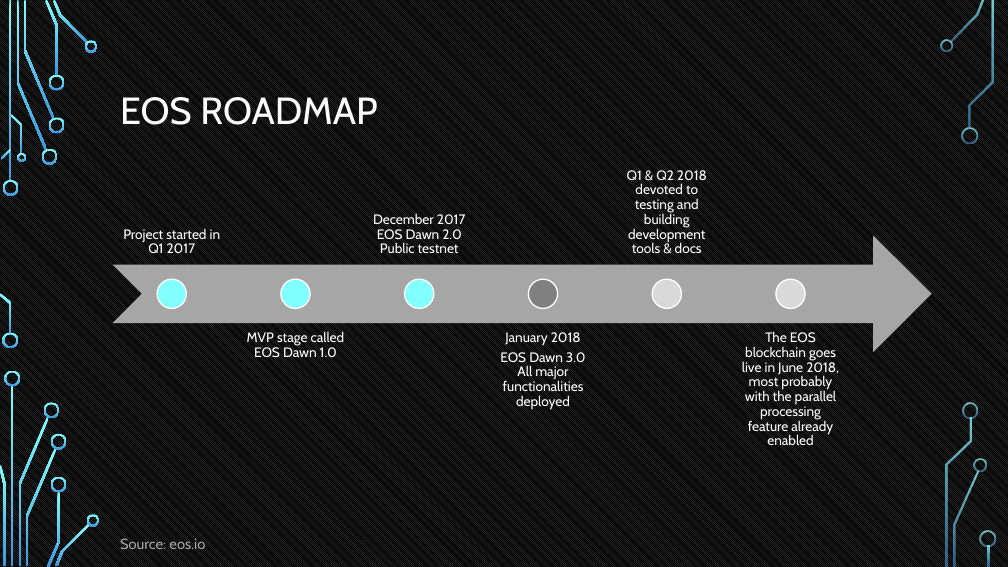
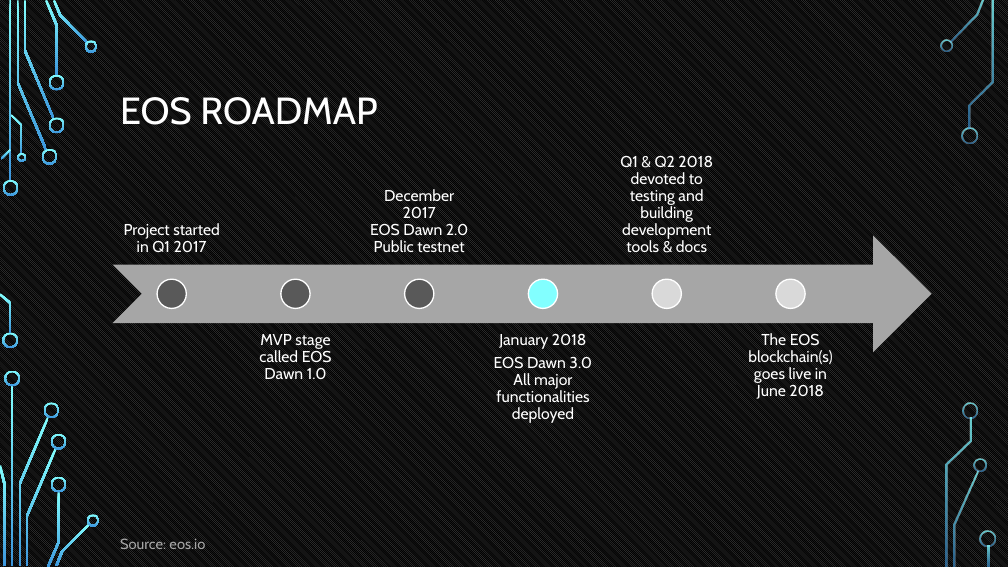
Before and after one commit to tokenika/tokenika.github.io, a slide deck: slide 28 of eostalk/EOS Talk Poznan.pptx. Drawn at 1008x567 pixels with LibreOffice and Linux fonts; fonts in the diff are those of the drawing; background and template pictures are left out. Boxes give left, top, right and bottom in pixels: in the first picture for what was removed or moved away, otherwise in the second. Text is boxed around its words. In the diff, an @@ line names an element or a change of style, - is before the commit and + after.

```diff
--- a/eostalk/EOS Talk Poznan.pptx
+++ b/eostalk/EOS Talk Poznan.pptx
@@ size 13 to 15 pt in 5 elements at (124,223,219,252), (259,334,332,379), (370,189,468,253), (494,333,592,423), (620,155,713,252) @@
@@ ellipse at (157,279,187,309): fill #82FFFF to #595959 @@
@@ ellipse at (281,279,310,309): fill #82FFFF to #595959 @@
@@ ellipse: place and size @@
-ellipse at (529,279,558,309)
+ellipse at (405,279,434,309)
@@ ellipse at (405,279,434,309): fill #808080 to #595959 @@
@@ ellipse: place and size @@
-ellipse at (405,279,434,309)
+ellipse at (529,279,558,309)
@@ text at (748,333,832,399): text changed; size 13 to 15 pt @@
-The EOS blockchain goes live in June 2018, most probably with the parallel processing feature already enabled
+The EOS blockchain(s) goes live in June 2018
```
Also in this commit, not shown: 3 other slides changed, 1 other file.
